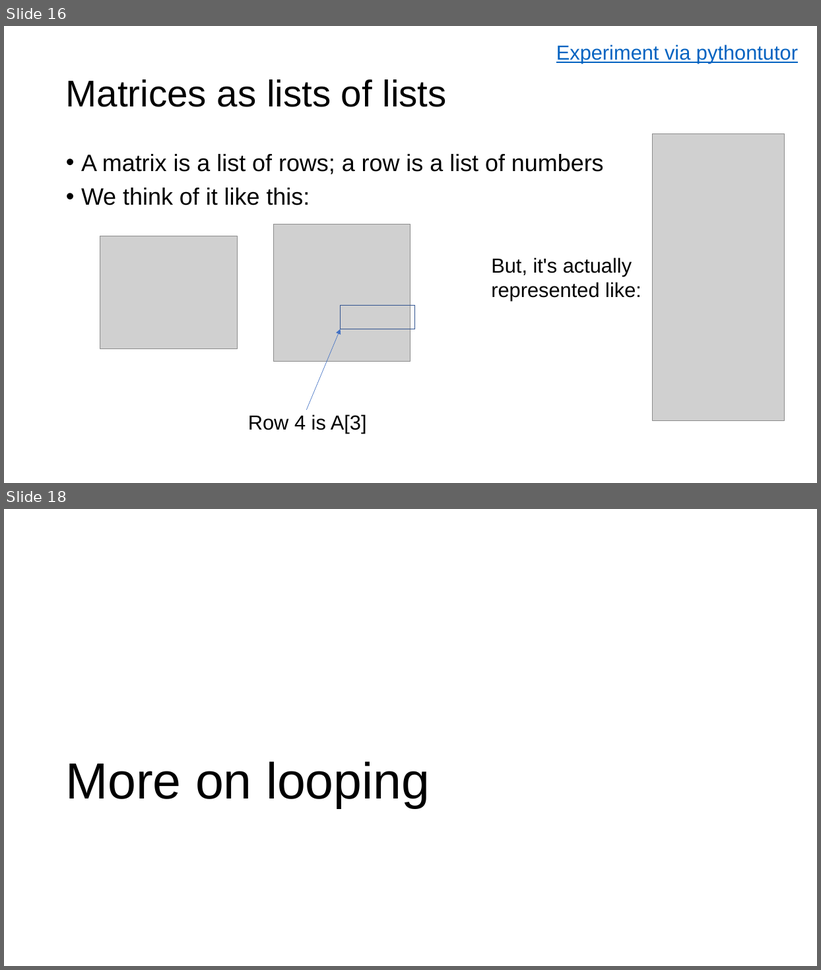
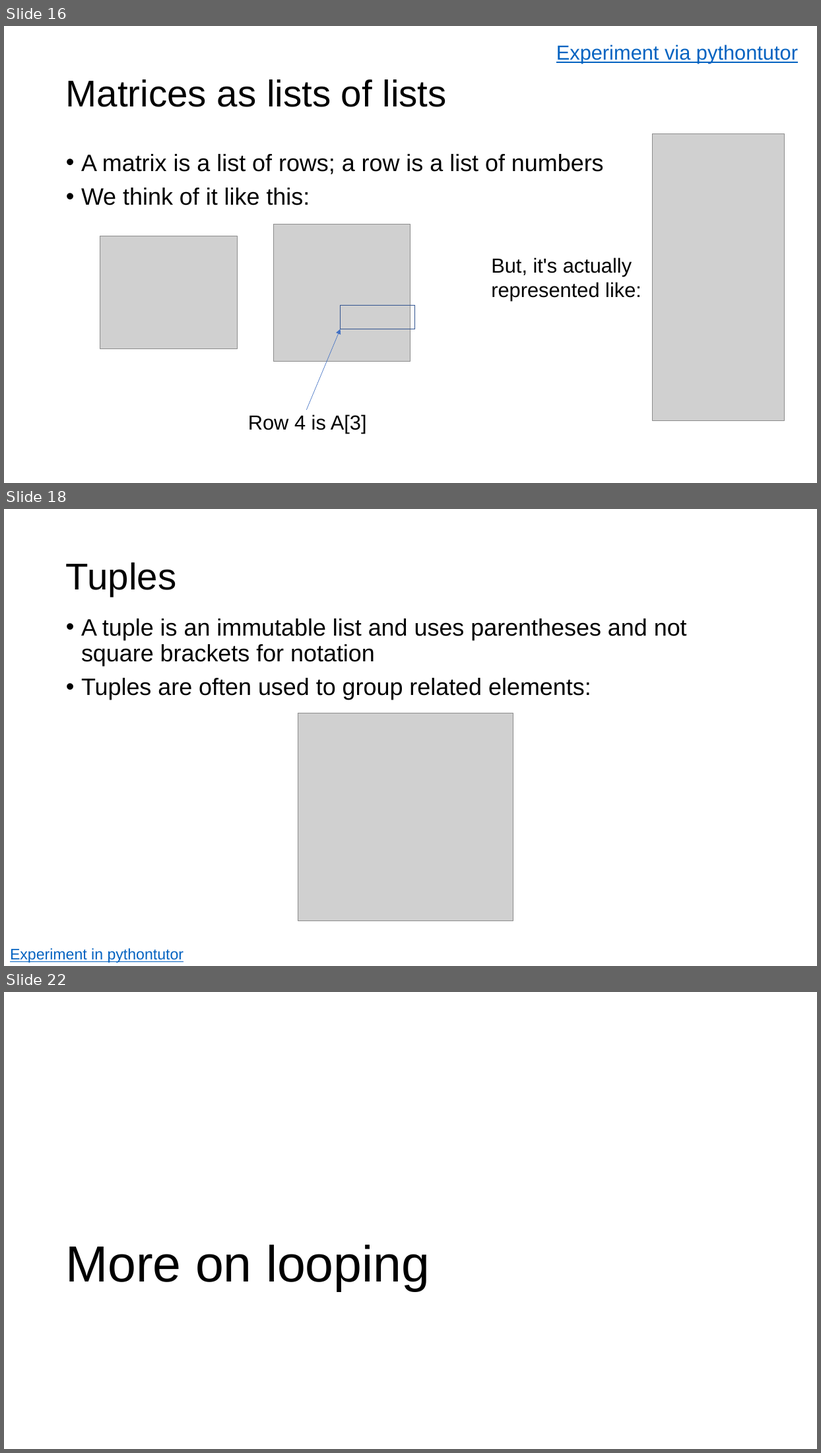
Before and after one commit to parrt/msds501, a slide deck: slides/intro-programming.pptx. Shown one above the other, each under a label of ours: slides 16 and 18 before the commit, slides 16, 18 and 22 after it; the slides between them are not shown. The pictures are 821x970 and 821x1453 pixels, drawn with LibreOffice and Linux fonts; fonts in the diff are those of the drawing; grey boxes stand for pictures; background and template pictures are left out. Boxes give left, top, right and bottom in pixels: in the first picture for what was removed or moved away, otherwise in the second. Text is boxed around its words. In the diff, an @@ line names an element or a change of style, - is before the commit and + after.

```diff
--- a/slides/intro-programming.pptx
+++ b/slides/intro-programming.pptx
@@ slide 18 added at bbox=[4, 509, 817, 966], background #FFFFFF @@
@@ title added at bbox=[66, 562, 176, 596], 44 pt, text #000000 @@
+Tuples
@@ text added at bbox=[81, 619, 687, 700], 28 pt, text #000000 @@
+• A tuple is an immutable list and uses parentheses and not square brackets for notation
+• Tuples are often used to group related elements:
@@ picture added at bbox=[298, 714, 514, 921] @@
@@ text added at bbox=[10, 949, 184, 963], 18 pt, text #0563C1, underline @@
+Experiment in pythontutor
@@ what was slide 18 is now slide 22 @@
```
Also in this commit, not shown: 4 other slides added, 1 slide removed, 7 other files.
